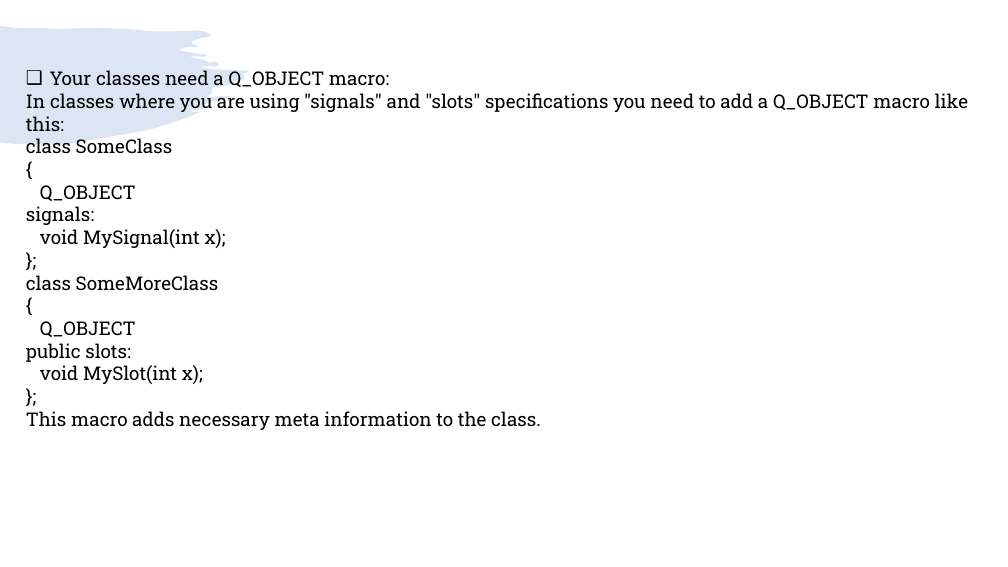
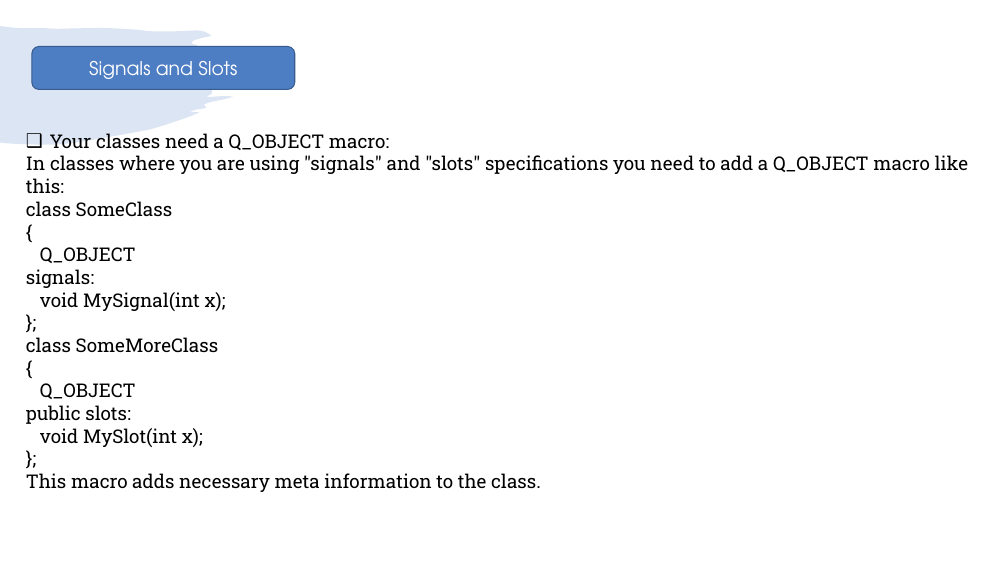
Before and after one commit to girishlande/QtProjects, a slide deck: slide 9 of learnings.pptx (slide 8 before the commit). Drawn at 1008x567 pixels with LibreOffice and Linux fonts; fonts in the diff are those of the drawing. Boxes give left, top, right and bottom in pixels: in the first picture for what was removed or moved away, otherwise in the second. Text is boxed around its words. In the diff, an @@ line names an element or a change of style, - is before the commit and + after.

```diff
--- a/learnings.pptx
+++ b/learnings.pptx
@@ rounded rectangle added at (x1=32, y1=46, x2=295, y2=89), fill #4D7DC3, outline #395C90 1 pt, 18 pt, text #FFFFFF @@
+Signals and Slots
@@ text "Your classes need a Q_OBJECT ..." moved from (x1=26, y1=70, x2=969, y2=430) to (x1=26, y1=133, x2=969, y2=492) @@
```
Also in this commit, not shown: 9 other slides changed, 16 slides added.
